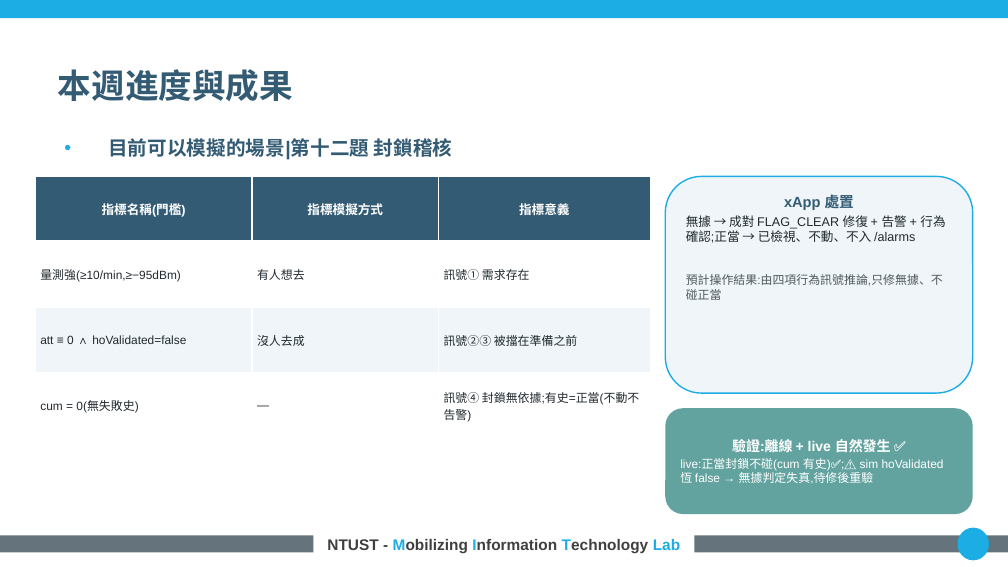
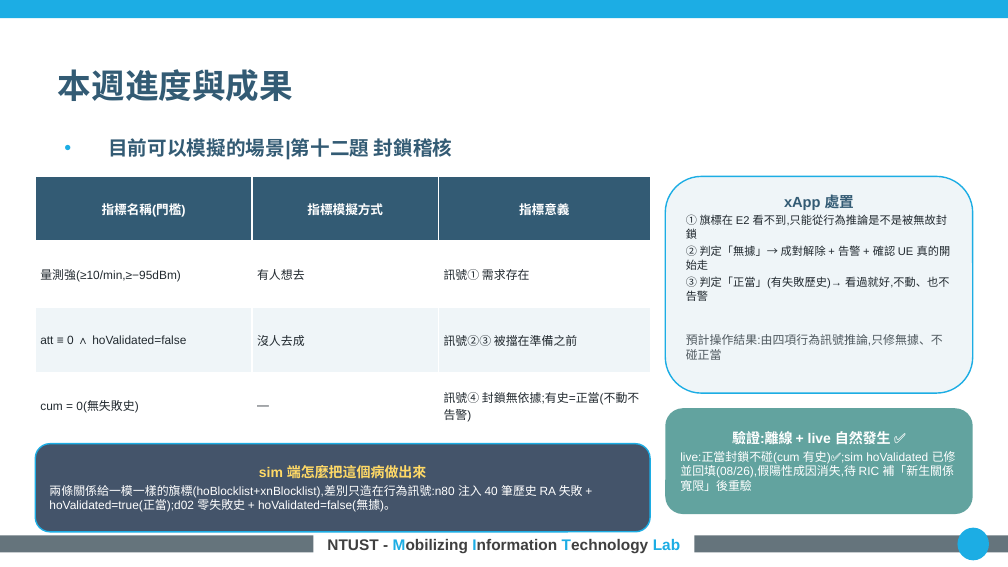
Before and after one commit to kimOuO/RAN-sim-OAI, a slide deck: slide 15 of docs/report/8_27_進度報告_v10十二題.pptx. Drawn at 1008x567 pixels with LibreOffice and Linux fonts; fonts in the diff are those of the drawing; background and template pictures are left out. Boxes give left, top, right and bottom in pixels: in the first picture for what was removed or moved away, otherwise in the second. Text is boxed around its words. In the diff, an @@ line names an element or a change of style, - is before the commit and + after.

```diff
--- a/docs/report/8_27_進度報告_v10十二題.pptx
+++ b/docs/report/8_27_進度報告_v10十二題.pptx
@@ text in rounded rectangle at bbox=[686, 214, 951, 301]: text changed; size 9 to 8 pt @@
-無據 → 成對 FLAG_CLEAR 修復 + 告警 + 行為確認;正當 → 已檢視、不動、不入 /alarms
+① 旗標在 E2 看不到,只能從行為推論是不是被無故封鎖
+② 判定「無據」→ 成對解除 + 告警 + 確認 UE 真的開始走
+③ 判定「正當」(有失敗歷史)→ 看過就好,不動、也不告警
@@ rounded rectangle added at bbox=[35, 444, 650, 531], fill #44546A, outline #1CADE4 1 pt, 8.5 pt, text #FFFFFF @@
+sim 端怎麼把這個病做出來
+兩條關係給一模一樣的旗標(hoBlocklist+xnBlocklist),差別只造在行為訊號:n80 注入 40 筆歷史 RA 失敗 + hoValidated=true(正當);d02 零失敗史 + hoValidated=false(無據)。
@@ text in rounded rectangle at bbox=[680, 451, 956, 491]: text changed @@
-live:正當封鎖不碰(cum 有史)✅;⚠ sim hoValidated 恆 false → 無據判定失真,待修後重驗
+live:正當封鎖不碰(cum 有史)✅;sim hoValidated 已修並回填(08/26),假陽性成因消失,待 RIC 補「新生關係寬限」後重驗
```
Also in this commit, not shown: 11 other slides changed, 5 other files.
